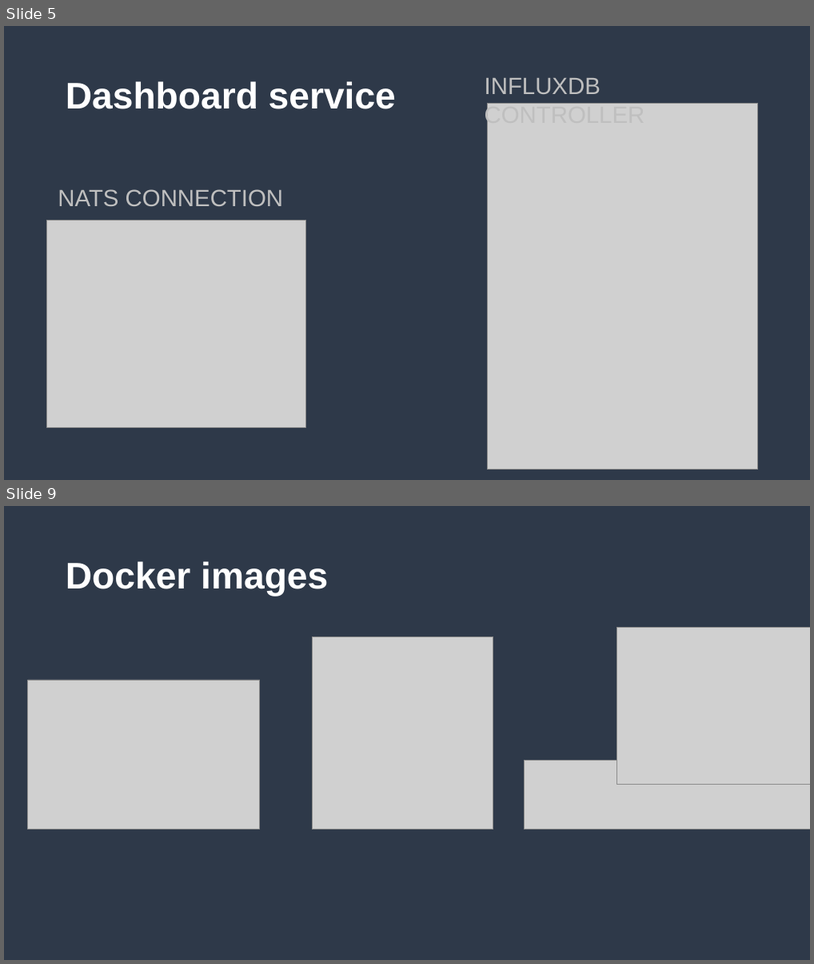
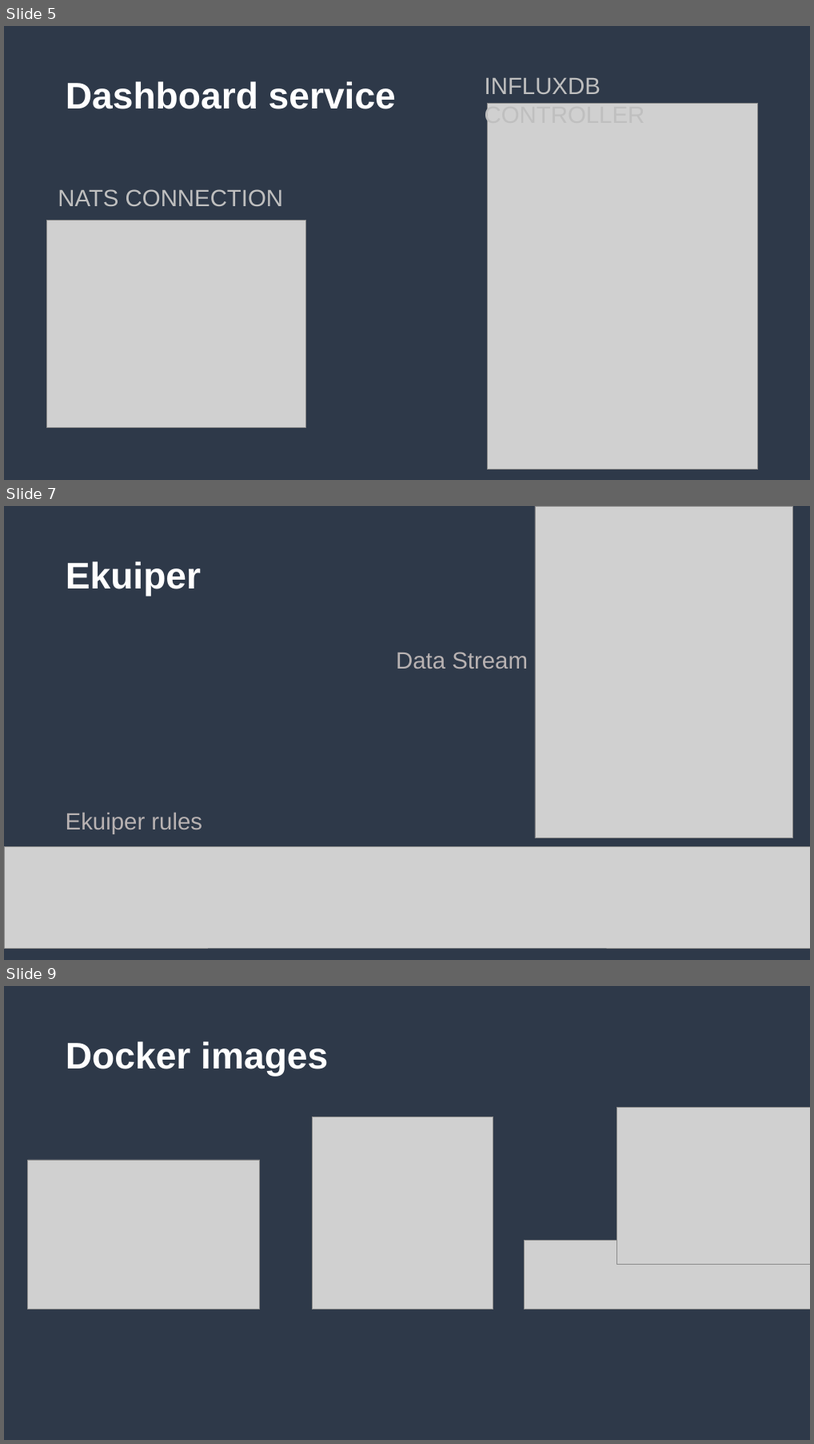
Before and after one commit to deutschah/IOT3, a slide deck: IOT3.pptx. Shown one above the other, each under a label of ours: slides 5 and 9 before the commit, slides 5, 7 and 9 after it; the slides between them are not shown. The pictures are 814x964 and 814x1444 pixels, drawn with LibreOffice and Linux fonts; fonts in the diff are those of the drawing; grey boxes stand for pictures; background and template pictures are left out. Boxes give left, top, right and bottom in pixels: in the first picture for what was removed or moved away, otherwise in the second. Text is boxed around its words. In the diff, an @@ line names an element or a change of style, - is before the commit and + after.

```diff
--- a/IOT3.pptx
+++ b/IOT3.pptx
@@ slide 7 added at [4,506,810,960], background #FFFFFF; not listed: 1 template element that a slide beside it also shows @@
@@ picture added at [535,506,793,837] @@
@@ title added at [66,561,201,596], 44 pt, text #FFFFFF, bold @@
+Ekuiper
@@ text added at [396,652,528,668], 28 pt, text #B8B2B2 @@
+Data Stream
@@ text added at [66,812,202,834], 28 pt, text #B8B2B2 @@
+Ekuiper rules
@@ picture added at [4,847,810,948] @@
```
Also in this commit, not shown: 6 slides changed, 2 other slides added, 2 slides removed.
